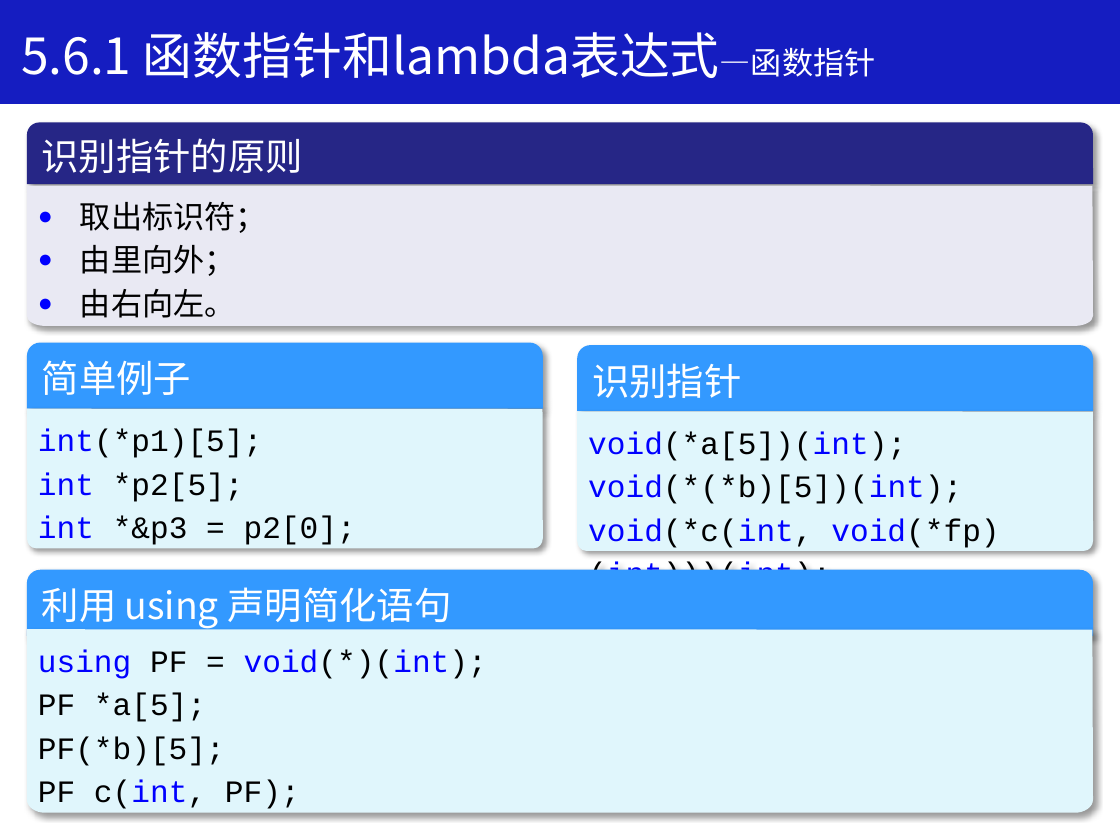
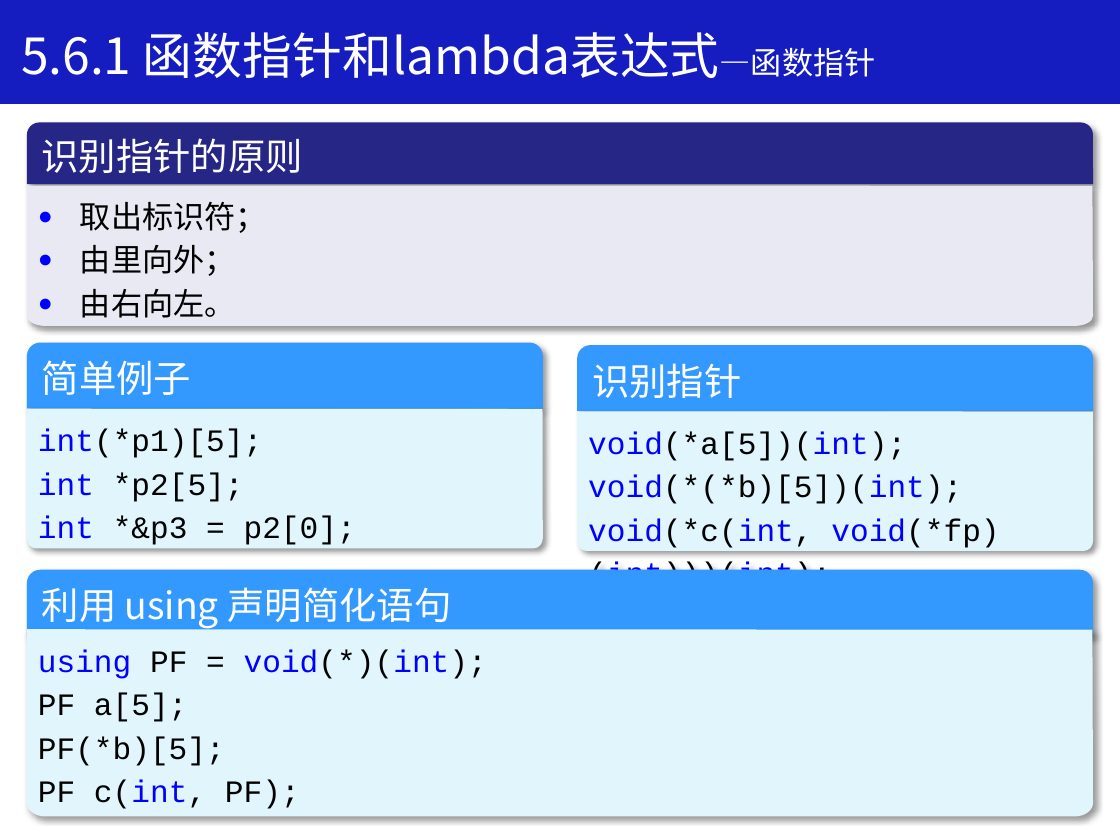
Before and after one commit to Changhe160/book-cplusplus, a slide deck: slide 54 of slides/ppt/Chapter5.pptx. Drawn at 1120x840 pixels with LibreOffice and Linux fonts; fonts in the diff are those of the drawing. Boxes give left, top, right and bottom in pixels: in the first picture for what was removed or moved away, otherwise in the second. Text is boxed around its words. In the diff, an @@ line names an element or a change of style, - is before the commit and + after.

```diff
--- a/slides/ppt/Chapter5.pptx
+++ b/slides/ppt/Chapter5.pptx
@@ freeform shape "using PF = void(*)(int); PF ..." at (27,629,1093,816): outline redrawn @@
@@ text in freeform shape at (38,649,487,809): text changed @@
-using PF = void(*)(int);
-PF *a[5];
-PF(*b)[5];
-PF c(int, PF);
+using PF = void(*)(int);
+PF a[5];
+PF(*b)[5];
+PF c(int, PF);
```
Also in this commit, not shown: 2 other files.
